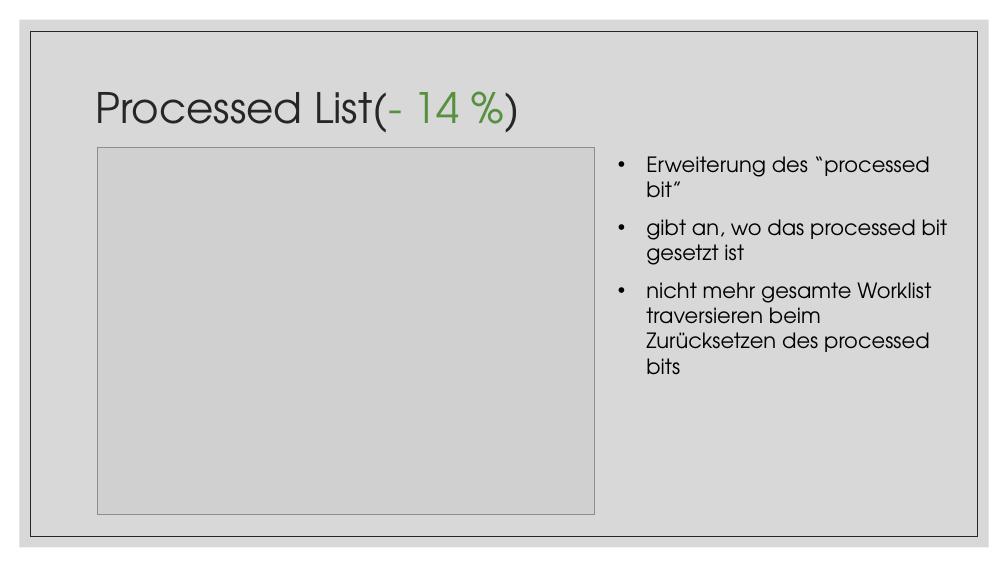
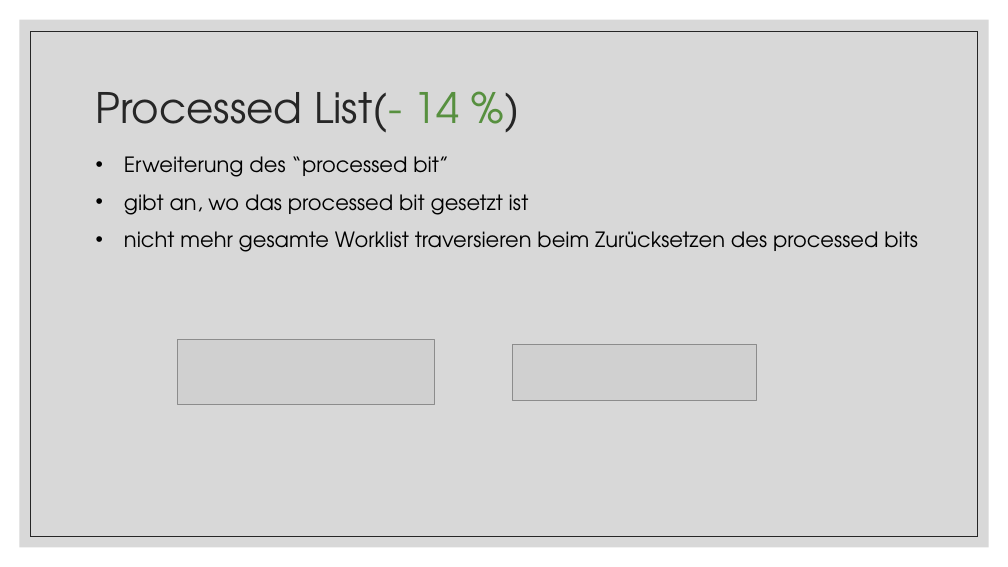
Before and after one commit to tobixdev/TUWien_WS20_EfficientPrograms, a slide deck: slide 12 of Conway’s Game of Life.pptx. Drawn at 1008x567 pixels with LibreOffice and Linux fonts; fonts in the diff are those of the drawing; grey boxes stand for pictures. Boxes give left, top, right and bottom in pixels: in the first picture for what was removed or moved away, otherwise in the second. Text is boxed around its words. In the diff, an @@ line names an element or a change of style, - is before the commit and + after.

```diff
--- a/Conway’s Game of Life.pptx
+++ b/Conway’s Game of Life.pptx
@@ text "Erweiterung des “processed bit”" rewrapped from (646, 156, 948, 375) to (124, 156, 918, 252) @@
@@ picture: place and size @@
-picture at (98, 147, 594, 514)
+picture at (178, 340, 435, 405)
@@ picture added at (512, 344, 756, 400) @@
```
Also in this commit, not shown: 13 other slides changed.
